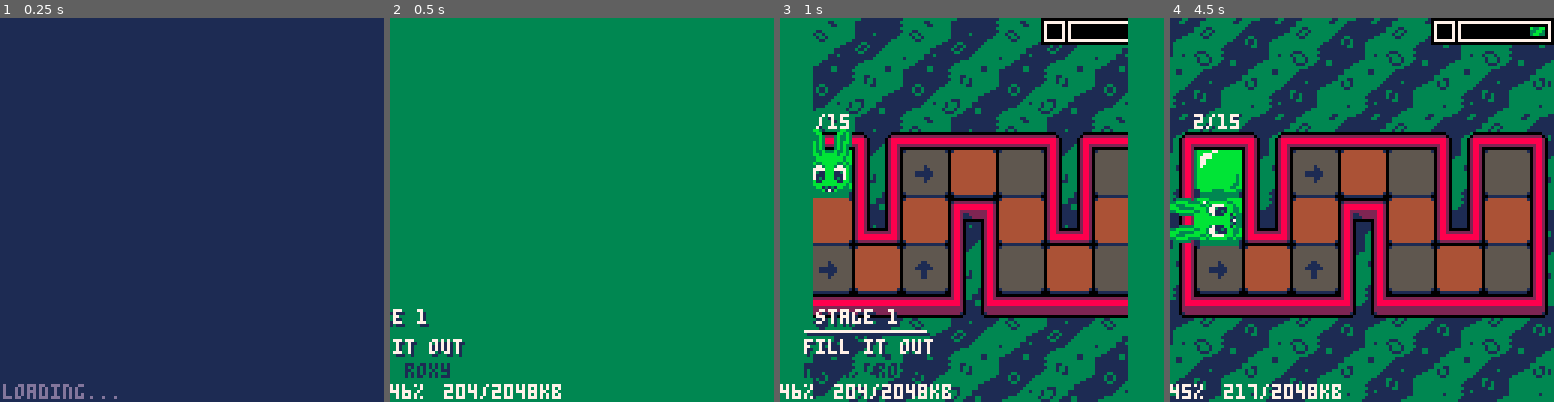
Above: before the commit, frames 1-4 (left to right).
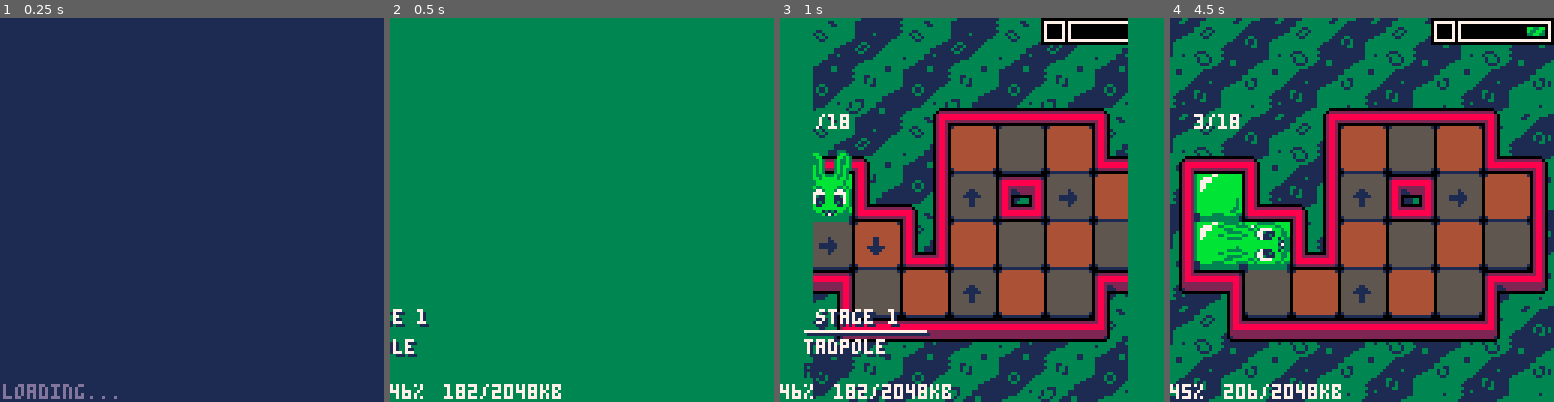
Above: after the commit, the same moments.

Repository: CyanSorcery/blobun_mini
Game: PICO-8 cartridge blobun_mini.p8
Same seed, same stepped clock (60 frames per second), same inputs: the game is played once before the commit and once after it.
Inputs:
- Up to frame 1 (0.25 s): no input
- Up to frame 2 (0.5 s): tap X (X key) at 0.33 s
- Up to frame 3 (1 s): tap O (Z key) at 0.7 s
- Up to frame 4 (4.5 s): tap X (X key) at 1.07, 1.85, 2.97, 4.08 s; hold Right 1.6-2.1 s; tap O (Z key) every 0.4 s from 1.7 to 4.1 s; hold Up 2.15-2.42 s; hold Right 2.47-3.03 s; hold Left 3.08-3.58 s; hold Down 3.63-3.97 s; hold Right from 4.02 s (still down)

Frame 1 is identical in both runs. In frame 2, 0.8% of the frame differs, in the area x 0-23%, y 83-100%; in frame 3, 38%; in frame 4, 43%, in the area x 0-99%, y 2-100%.

Commit message:
begin making real puzzles

Diff:
--- a/res/r_levels.lua
+++ b/res/r_levels.lua
@@ -1,39 +1,11 @@
 g_cart_name = "cyansorcery_blobun_wp_pico8"
 g_levels = {
 {
-"afill it out9mika, roxy601004.3344002.417793003010020121221210200303400400000b2000b0200b22010f38183018181830184033211a01ff011a013b33ff0cff19ff0cff3b3301ff011a01ff013b4c4141414b4141414d",
-"cdon't overlap9mika, roxy402004.3344002.984480211313300312413312322220402100b2000b4003b42020f4e4e38181818404e4e3301ff013b381810210bff3b3301ff01ff013b33ff0bff39414d3301ff013b4e4e4c4141414d4e4e",
-"6zigzags3mika603004.3344002.734491020013110121220210311413400500200b4003b2103b1201b32010f4e4e4e3818181818404e381810ff01ff013b381001ff01ff01394d3321ff01ff01ff3b4e4c4141414141414d4e",
-"9capacitory9mika, roxy604007.1100005.4677916626515515415315225114134001066001f4e381818181818404e4e33ff01ff01ff3b4e4e33011901ff013b4e4e33ff1aff01ff3b4e4e33010c01ff013b4e4e33ff01ff01ff3b4e381001ff01ff0113403301ff394131ff213b4c41414d4e4c41414d",
-"9full boxes5autumn605600.1000000.110000100600283818181818181818403301ff01ff01ff013b33ff01ff19ff01ff3b3301ff011a01ff013b33ff11142b140dff3b3301ff011a01ff013b33ff01ff0cff01ff3b3321ff01ff01ff013b4c414141414141414d",
-"cpopping about3ashe506600.1000000.110000505400a0220a2002a0442a4204194e4e38181818184038181045ff01ff3b33ff01ff01ff013b3345ff011925ff3b361414142b14143f3325ff010c01213b33ff01ff01ff394d4c41414141414d4e",
-"8hop to it4unseta07600.1000000.110000100700354e4e4e381818181818404e4e4e4e4e4e33ff01ff01ff13404e4e4e4e4e3301ff01ff01ff1318404e4e4e4c34140d010b01ff013b4e4e4e3810ff01ff01ff01ff3b4e4e3810ff01ff01ff01ff394d381810ff01ff01ff01ff394d4e3301ff01ff01ff01ff013b4e4e332101ff01ff01ff01394d4e4e4c41414141414141414d4e4e4e",
-"8superstar3roxy908600.1000000.110000104700404e4e4e4e381818404e4e4e4e4e4e4e4e3301ff3b4e4e4e4e4e4e4e3810ff0113404e4e4e38181810ff01ff011318184033ff01ff01ff01ff01ff013b3301ff01ff01ff01ff01ff3b4c3101ff01ff01ff01ff394d4e360d01ff01ff01ff113f4e381001ff012101ff01ff13403301ff01ff393101ff01ff3b33ff01ff394d4c3101ff013b4c4141414d4e4e4c4141414d",
-"amorning joe3roxy909600.1000000.110000107700424e381818181818404e4e4e4e3810ff01ff01ff1318404e4e33ff01112a0d01ff0113404e3301ff010c01ff01ff01134033ff01ff01ff01ff19ff013b3301ff01ff01ff011f0dff3b33ff01ff01ff01ff0cff013b3301ff01ff01ff01ff01394d33ff01ff01ff01ff21394d4e4c31ff01ff01ff39414d4e4e4e4c41414141414d4e4e4e4e",
-"9lost media3roxy810600.1000000.110000300000a8060a608038381830181818181830184033211a01ff01ff451a453b33ff1aff19ff01ff1aff3b33011a011a01ff011a013b33ff1214151414140eff3b3301ff01ff01ff01ff013b33ff01ff01ff01ff01ff3b3301ff01ff01ff01ff013b4c3101ff01ff01ff01ff3b4e4c41414141414141414d",
-"ccareful plans3roxy549600.1000000.110000203000210541b3818181818181840330122012101ff3b33ff01ff111b013b3301ff01ff0cff3b33ff23232323013b330124242424ff3b4c4141414141414d",
-"etangy transport5willow350600.1000000.11000050020011153a3212a123211453143818181818403301ff01ff3b33ff0203043b33210501053b33030103043b33010201ff3b4c414141414d",
-"espace satellite5autumn651600.1000000.110000506300a4222a224221354253541c38181818181818184033242401230124243b332424ff23ff24243b33242405230524243b332422ff23ff22213b4c414141414141414d"
-},
-{
-"atest stage!4mouse945600.1000000.110001607400890e8783e7693e64045641456424563345514453254545050050601866e8a7694a94765070251703527045370554706557079679f5038181818181818181818184033974727440424074701483b3388472744042466465d973b33646464430323662651883b33636363430323662628083b33626262420222012101053b330f0146464646ff0109013b332f4a4a6a6aff4805fe093b334f6f8fafcfef2c018afe3b4c414141414141414141414d",
-"dlocks'n'blocks3roxy546600.1000000.11000020030013053104e4e381818404e4e381810010213184033ff01ff0303033b3301ff010303033b332139414131033b4c414d4e4e4c414d",
-"clocks'n'locks3roxy447600.1000000.110000204100344551c381818181818403301ff01ff013b33ff394131213b3301131816143f33ff434343433b3301ff01ff423b33ff01ff01ff3b3301ff01ff013b4c41414141414d",
-"dtoggled hearts3ashe448600.1000000.1100002042001205319381818181818403301ff02ff013b33ff01ff01ff3b3303030104213b330303ff04043b3303030104043b4c41414141414d"
-},
-{
-"ccup of hearts3ashe652600.1000000.1100005063001205312353a1500a001523381818181818404e4e3325ff02ff03131840330301ff010304043b33010404ff04ff013b33ff0402030b01213b3301ff030301ff394d4c3125ff01ff394d4e4e4c414141414d4e4e",
-"dcoin conundrum3ashe553600.1000000.1100004014004115644156444562438181818181818403364ff01ff01643b33ff62ff0162013b3301ff016401ff3b33ff016401ff013b33012101ff62ff3b336401ff01ff633b4c4141414141414d",
-"ccoins of loveccoins of love454600.1000000.110000502500131534125644356434561e3818181818184033040404ff013b330401ff02ff3b33046201ff013b33ff010303623b3301ff0362013b3363032101ff3b4c41414141414d"
-},
-{
-"ckey collector5autumn755600.1000000.110000a00300470564015613153341552715417253a1300a00134735620381818181818181818403305636363642424623b3362040402424343223b3344040403444343023b3321052304042323623b4c41414141414141414d",
-"etight corridors9roxy, ashe656600.1000000.110000401400240541545312553264e3818181818404e4e38100323232213184033030324242424ff3b3303ff01ff0104033b3303012323ff04033b33032123230102013b33030102040404394d4c4141414141414d4e"
-},
-{
-"cthree of keys3ashe757600.1000000.1100005062002215410253112533235528381818181818181818403304042323232304043b3304012201ff01ff043b3302024343434321043b33ff034244444444043b3301ff0303394141414d33ff0103033b4e4e4e4e4c414141414d4e4e4e4e",
-"djuncton island9roxy, ashe758600.1000000.1100004026002315415153236542c381818181818181818403323232323242401043b332301ff222402ff013b3323ff012323ff01ff3b332301ff03230123233b4c4131010303ff39414d4e4e33ff0123043b4e4e4e4e33212204233b4e4e4e4e4c414141414d4e4e",
-"dbizarre island3ashe859600.1000000.1100006015002605411253164532165425654344e4e4e4e38181818404e4e4e4e38181001ff223b4e4e381810ff010424ff13184033030201ff01240104043b330323232323240404043b3323ff01ff01ff0204243b332321240303030304243b332322242323222424394d4c41414141414141414d4e"
+"6tadpole3ashe601004.8344002.8344c0013110123221230221321310300400503600600100b3101b5100b0200b1203b3301124e4e4e38181818404e38184033ff01ff13403321131d010b01ff3b3301ff0cff01ff013b4c3101ff01ff01394d4e4c41414141414d4e",
+"8suspicion3ashe402004.8344002.834451441431421412400104400124e3818181818403810ff01ff013b33ff01110dff3b3301ff01ff013b4c3101ff01ff3b4e33ff3931213b4e4c414d4c414d",
+"efractured floor3ashe605006.8344004.836160450551651643632640504500a1160a6011a2540a40251e3818181830181818403301ff011a25ff053b33ff05ff121b01ff3b3301ff01ff1214143f3614141b01ff01ff3b3301ff121b01ff013b33ff01251a2101ff3b4c4141414b4141414d",
+"btwisted path3ashe504005.3344003.334431031021010100300144e3818181818404e3810ff01ff01134033ff01ff19ff013b33010b011f0dff3b332101890cff013b4c413101ff01394d4e4e4c4141414d4e",
+"asilly swine3ashe603007.7010005.501141051041031020100500203818181830181818403301ff011a01ff013b33ff0bff0cff0bff3b3301ff89ff89ff013b33ff11142a140dff3b3301ff010c01ff013b332101ff01ff01ff3b4c414141414141414d"
 }
 
 }
